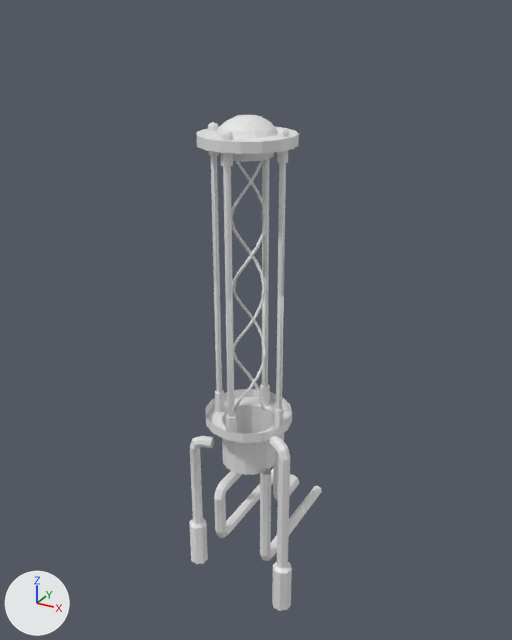
Two versions of the Blender file Modelos/Blends/FishAssets.blend, one commit apart.
Camera for both pictures: a camera (50 mm lens) standing at (0.65, -1.148, 1.164) and looking at (-0.025, 0.078, 0.551). Arrows for +X, +Y and +Z are at lower left; the lights stay in place.

In view in the first picture: 'AquecedorNovo', 'AquecedorNovo.001', 'AquecedorNovo.002'.
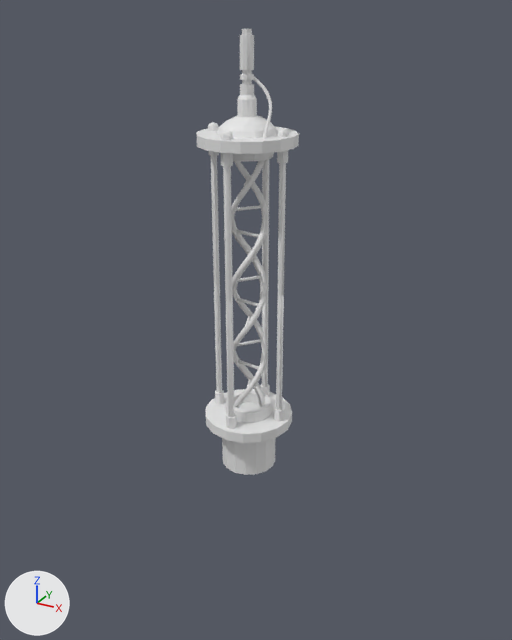
Commit message: aquecedor wip 2

Where the change shows, as pixel boxes [x1, y1, x2, y2] in the pictures (512 x 640 px):
'AquecedorNovo', reshaped (22% narrower, 27% shorter): before [189, 115, 322, 611]; after [196, 115, 299, 475]
'AquecedorNovo.004', added: after [237, 29, 257, 117]
'Cube', added: after [236, 178, 263, 386]
'BézierCurve', added: after [253, 77, 272, 139]
part 1 of me_aquecedor_001, deleted: before [214, 468, 274, 538]
part 2 of me_aquecedor_001, deleted: before [273, 433, 299, 501]
part 3 of me_aquecedor_001, deleted: before [189, 436, 214, 564]
part 4 of me_aquecedor_001, deleted: before [268, 436, 292, 611]
part 5 of me_aquecedor_001, deleted: before [260, 468, 322, 561]
part 6 of me_aquecedor_001, added: after [206, 389, 292, 434]

Edits to the bpy script that builds the scene:
```text
Change me_aquecedor_001:
    used by ob_aquecedornovo; location = (0.0, 0.0, 0.0)
    remove me_aquecedor_001.from_pydata(...)  # 529 vertices, 471 faces; spans x -0.145..0.137, y -0.094..0.255, z -0.064..0.988
    add me_aquecedor_001.from_pydata(...)  # 281 vertices, 270 faces; spans x -0.094..0.094, y -0.094..0.094, z 0.25..0.988
    me_aquecedor_001 part 1: the loose piece of 88 vertices spanning x -0.048..-0.023, y -0.079..0.216, z 0.06..0.277 is deleted
    me_aquecedor_001 part 2: the loose piece of 72 vertices spanning x -0.011..0.028, y 0.088..0.212, z 0.038..0.325 is deleted
    me_aquecedor_001 part 3: the loose piece of 56 vertices spanning x -0.145..-0.08, y -0.048..-0.004, z -0.064..0.287 is deleted
    me_aquecedor_001 part 4: the loose piece of 56 vertices spanning x 0.074..0.137, y -0.081..-0.028, z -0.064..0.36 is deleted
    me_aquecedor_001 part 5: the loose piece of 40 vertices spanning x 0.047..0.073, y -0.045..0.255, z 0.008..0.258 is deleted
    me_aquecedor_001 part 6: 64 vertices added at x -0.051..0.051, y -0.051..0.051, z 0.375..0.396
Add me_cube_002:
    me_cube_002.from_pydata(...)  # 80 vertices, 60 faces; spans x -0.031..0.031, y -0.03..0.03, z 0.432..0.869
    me_cube_002.polygons.foreach_set('use_smooth', [True] * 60)
Add me_aquecedor_005:
    me_aquecedor_005.from_pydata(...)  # 171 vertices, 164 faces; spans x -0.017..0.017, y -0.017..0.017, z 0.396..0.558
Add cu_béziercurve:
    cu_béziercurve = bpy.data.curves.new('BézierCurve', 'CURVE')
    cu_béziercurve.dimensions = '3D'
    _sp = cu_béziercurve.splines.new('BEZIER'); _sp.bezier_points.add(1)
    _sp.bezier_points.foreach_set('co', [0.00058, 0.0047, 0.402, 0.0554, -0.0398, 0.297])
    _sp.bezier_points.foreach_set('handle_left', [-0.0682, 0.000454, 0.442, 0.0418, -0.00304, 0.332])
    _sp.bezier_points.foreach_set('handle_right', [0.0693, 0.00895, 0.363, 0.069, -0.0766, 0.261])
    for _p, _l, _r in zip(_sp.bezier_points, ['ALIGNED', 'ALIGNED'], ['ALIGNED', 'ALIGNED']): _p.handle_left_type = _l; _p.handle_right_type = _r
    _sp.order_u = 0
    _sp.order_v = 0
    cu_béziercurve.use_path = True
    cu_béziercurve.bevel_depth = 0.003
    cu_béziercurve.fill_mode = 'FULL'
Add ob_cube:
    ob_cube = bpy.data.objects.new('Cube', me_cube_002)
    ob_cube.location = (0.0, 0.0, 0.0)
Add ob_béziercurve:
    ob_béziercurve = bpy.data.objects.new('BézierCurve', cu_béziercurve)
    ob_béziercurve.location = (0.0, 0.0, 0.655)
Add ob_aquecedornovo_004:
    ob_aquecedornovo_004 = bpy.data.objects.new('AquecedorNovo.004', me_aquecedor_005)
    ob_aquecedornovo_004.location = (0.0, 0.0, 0.573)
```
